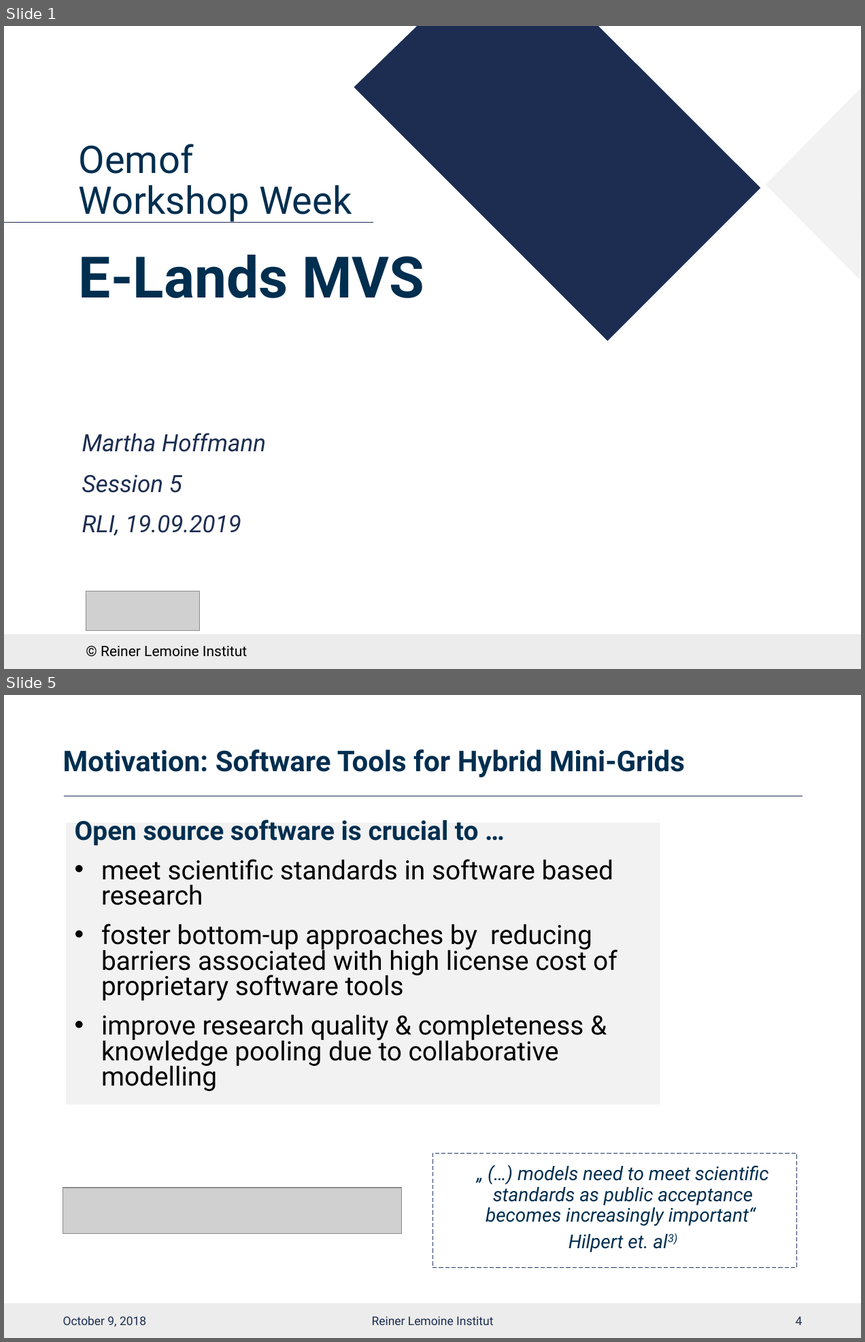
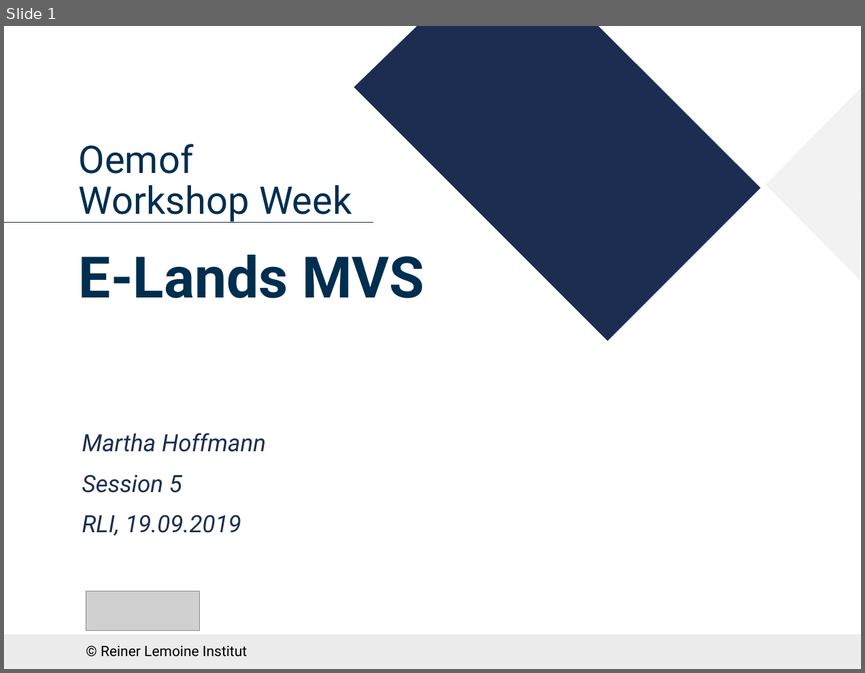
Before and after one commit to smartie2076/oemof_workshop, a slide deck: Oemof_Workshop_09_MVS.pptx. Shown one above the other, each under a label of ours: slides 1 and 5 before the commit, slide 1 after it; the slides between them are not shown. The pictures are 865x1342 and 865x673 pixels, drawn with LibreOffice and Linux fonts; fonts in the diff are those of the drawing; grey boxes stand for pictures; background and template pictures are left out. Boxes give left, top, right and bottom in pixels: in the first picture for what was removed or moved away, otherwise in the second. Text is boxed around its words. In the diff, an @@ line names an element or a change of style, - is before the commit and + after.

```diff
--- a/Oemof_Workshop_09_MVS.pptx
+++ b/Oemof_Workshop_09_MVS.pptx
@@ slide 5 removed at <box>4,695,861,1338</box>, background #FFFFFF; not listed: 1 template element that a slide beside it also shows @@
@@ title removed at <box>63,749,685,777</box> @@
-Motivation: Software Tools for Hybrid Mini-Grids
@@ line removed from (64, 796) to (802, 796) @@
@@ text removed at <box>66,823,660,1104</box> @@
-Open source software is crucial to …
-• meet scientific standards in software based research
-• foster bottom-up approaches by reducing barriers associated with high license cost of proprietary software tools
-• improve research quality & completeness & knowledge pooling due to collaborative modelling
@@ rectangle removed at <box>432,1153,797,1268</box> @@
-  „ (…) models need to meet scientific standards as public acceptance becomes increasingly important“
-  Hilpert et. al3)
@@ picture removed at <box>63,1187,402,1234</box> @@
@@ text removed at <box>63,1316,146,1326</box> @@
-October 9, 2018
@@ text removed at <box>372,1316,493,1325</box> @@
-Reiner Lemoine Institut
@@ page number removed at <box>796,1316,802,1325</box> @@
-4
```
Also in this commit, not shown: 5 slides changed, 26 slides added, 19 other slides removed, 2 other files.
